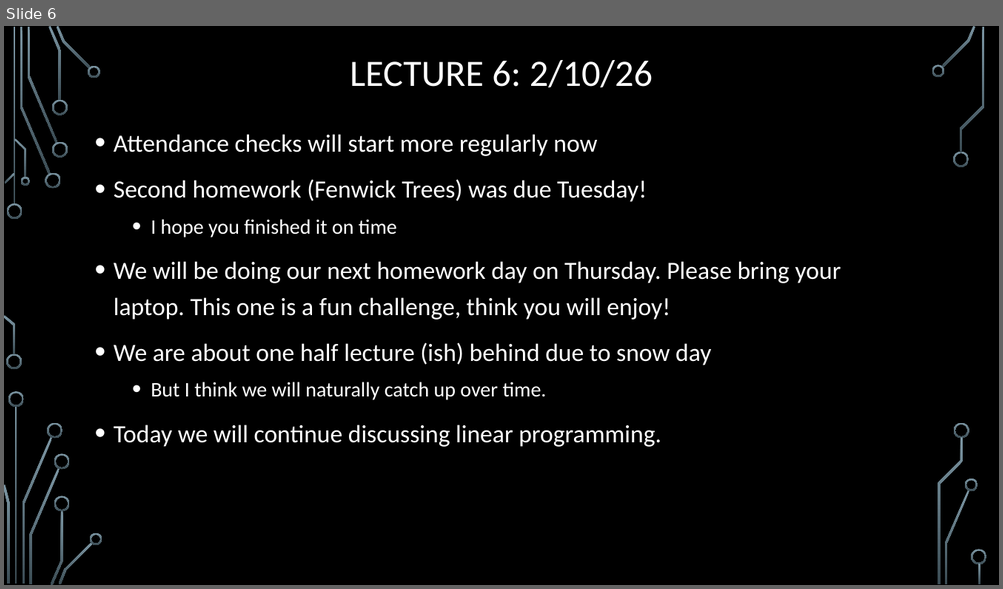
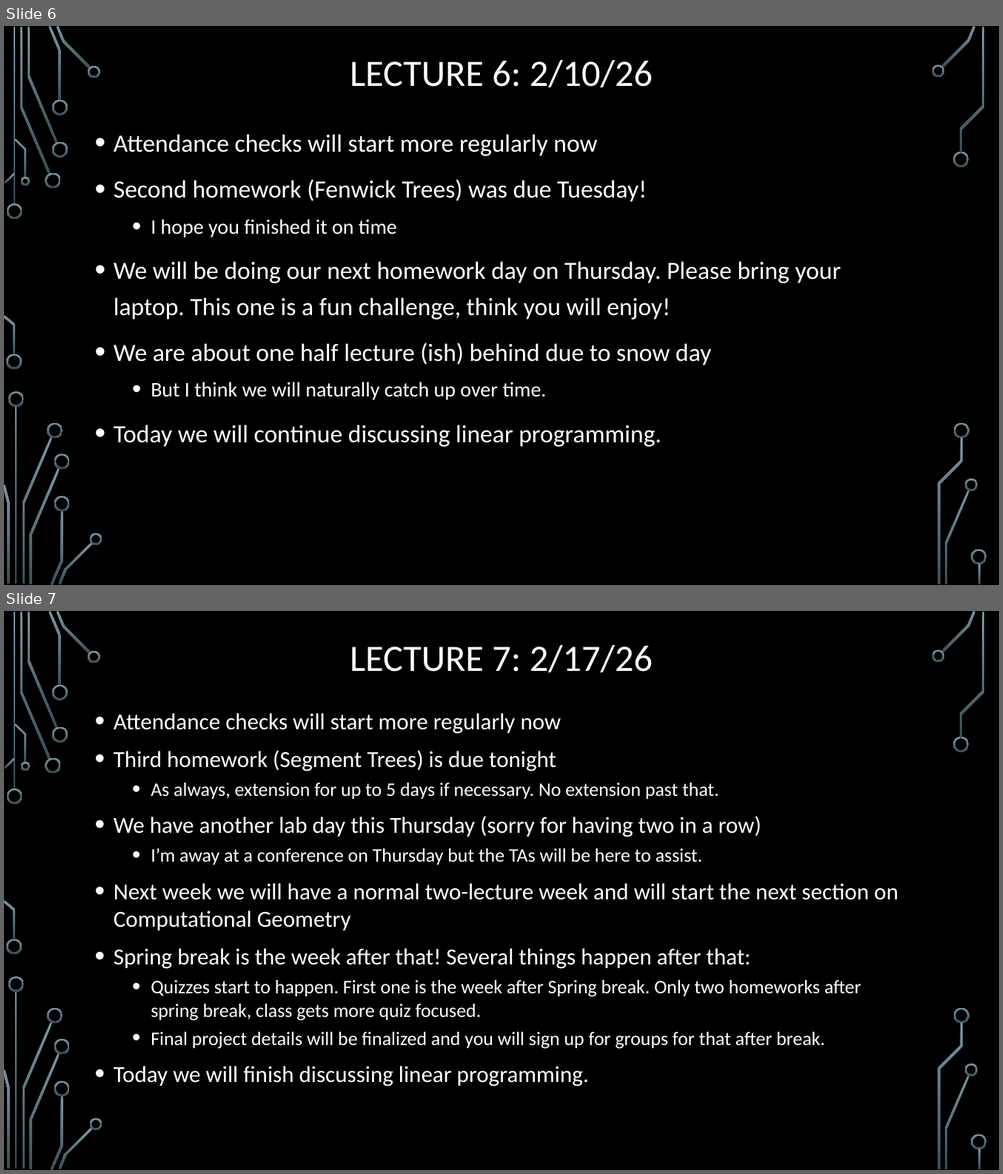
Before and after one commit to markfloryan/advAlgo, a slide deck: slides/00-DailyAnnouncements.pptx. Shown one above the other, each under a label of ours: slide 6 before the commit, slides 6 and 7 after it. The pictures are 1003x589 and 1003x1174 pixels, drawn with LibreOffice and Linux fonts; fonts in the diff are those of the drawing; background and template pictures are left out. Boxes give left, top, right and bottom in pixels: in the first picture for what was removed or moved away, otherwise in the second. Text is boxed around its words. In the diff, an @@ line names an element or a change of style, - is before the commit and + after.

Commit message:
slide updates

```diff
--- a/slides/00-DailyAnnouncements.pptx
+++ b/slides/00-DailyAnnouncements.pptx
@@ slide 7 added at [4, 611, 999, 1170], background picture (left out); not listed: 36 template elements that a slide beside it also shows @@
@@ title added at [350, 645, 652, 672], 36 pt, text #FFFFFF @@
+LECTURE 7: 2/17/26
@@ text added at [114, 713, 898, 1087], 22.2 pt, text #FFFFFF @@
+• Attendance checks will start more regularly now
+• Third homework (Segment Trees) is due tonight
+  • As always, extension for up to 5 days if necessary. No extension past that.
+• We have another lab day this Thursday (sorry for having two in a row)
+  • I’m away at a conference on Thursday but the TAs will be here to assist.
+• Next week we will have a normal two-lecture week and will start the next section on Computational Geometry
+• Spring break is the week after that! Several things happen after that:
+  • Quizzes start to happen. First one is the week after Spring break. Only two homeworks after spring break, class gets more quiz focused.
+  • Final project details will be finalized and you will sign up for groups for that after break.
+• Today we will finish discussing linear programming.
```
Also in this commit, not shown: 2 other files.
